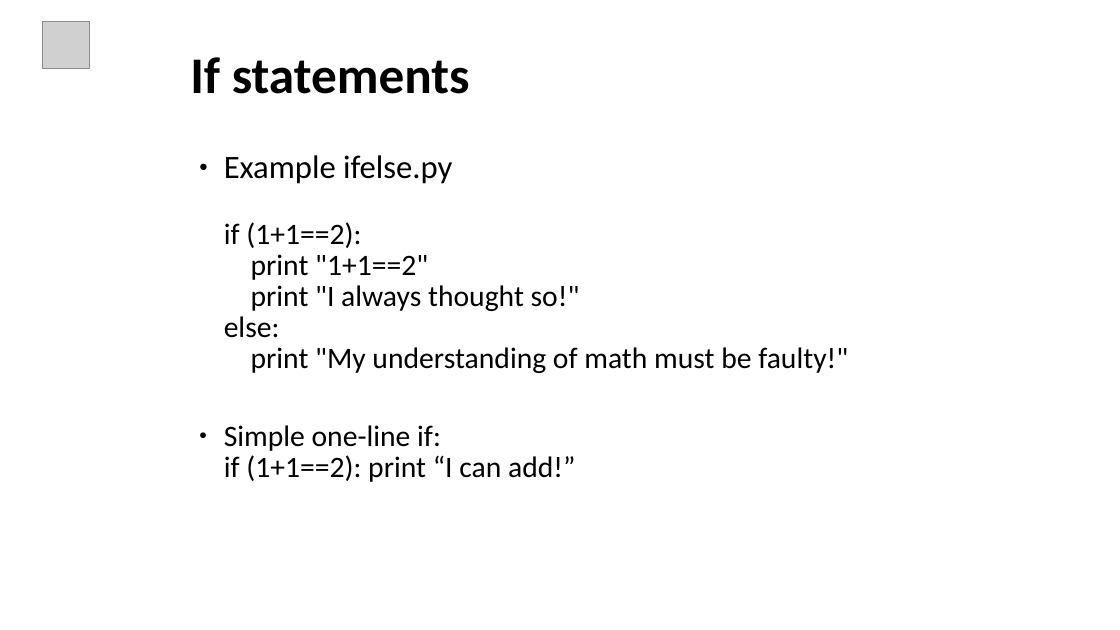
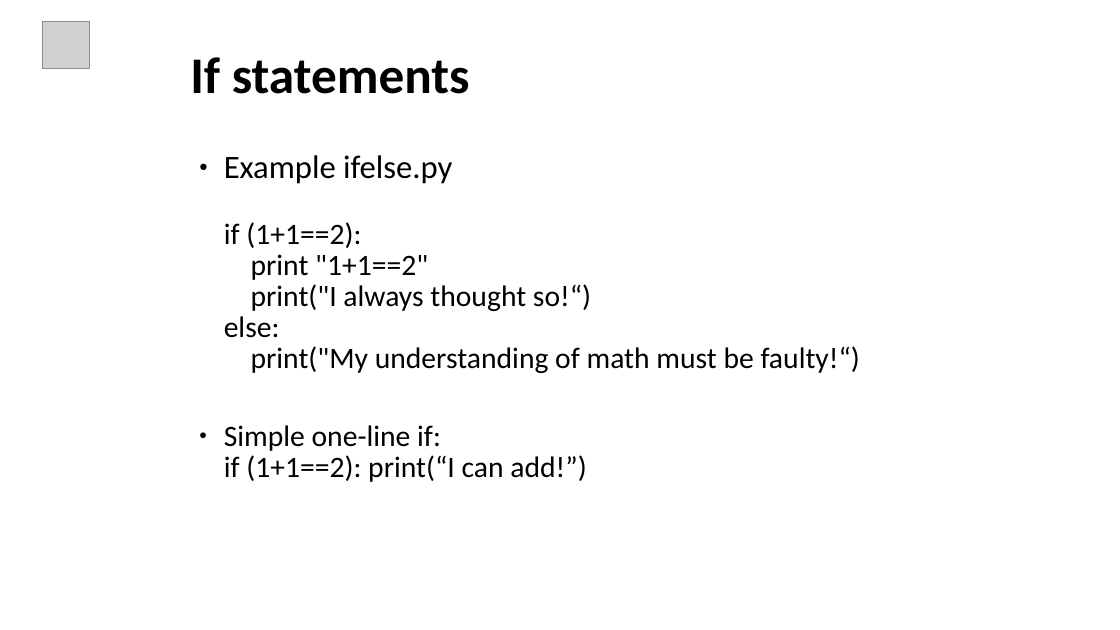
Before and after one commit to ankitagrawal579/Python, a slide deck: slide 37 of Python Ppt.pptx. Drawn at 1120x630 pixels with LibreOffice and Linux fonts; fonts in the diff are those of the drawing; grey boxes stand for pictures. Boxes give left, top, right and bottom in pixels: in the first picture for what was removed or moved away, otherwise in the second. Text is boxed around its words. In the diff, an @@ line names an element or a change of style, - is before the commit and + after.

```diff
--- a/Python Ppt.pptx
+++ b/Python Ppt.pptx
@@ text at box(224, 155, 860, 482): text changed @@
-● Example ifelse.py
-  if (1+1==2):
-  print "1+1==2"
-  print "I always thought so!"
-  else:
-  print "My understanding of math must be faulty!"
-● Simple one-line if:
-  if (1+1==2): print “I can add!”
+● Example ifelse.py
+  if (1+1==2):
+  print "1+1==2"
+  print("I always thought so!“)
+  else:
+  print("My understanding of math must be faulty!“)
+● Simple one-line if:
+  if (1+1==2): print(“I can add!”)
```
Also in this commit, not shown: 9 other slides changed, 14 slides added.
